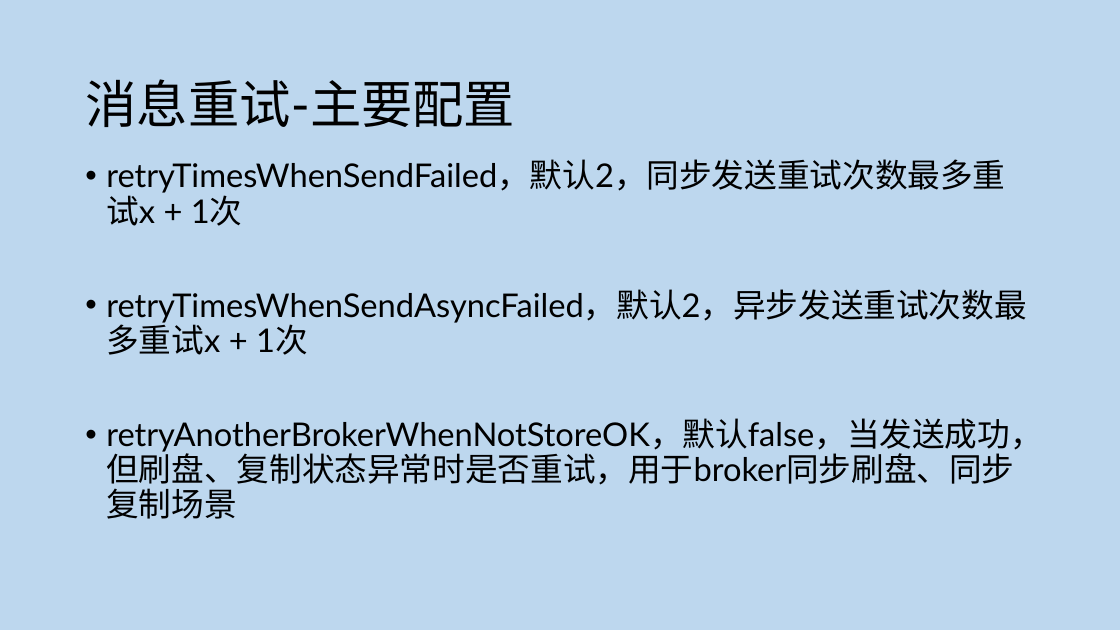
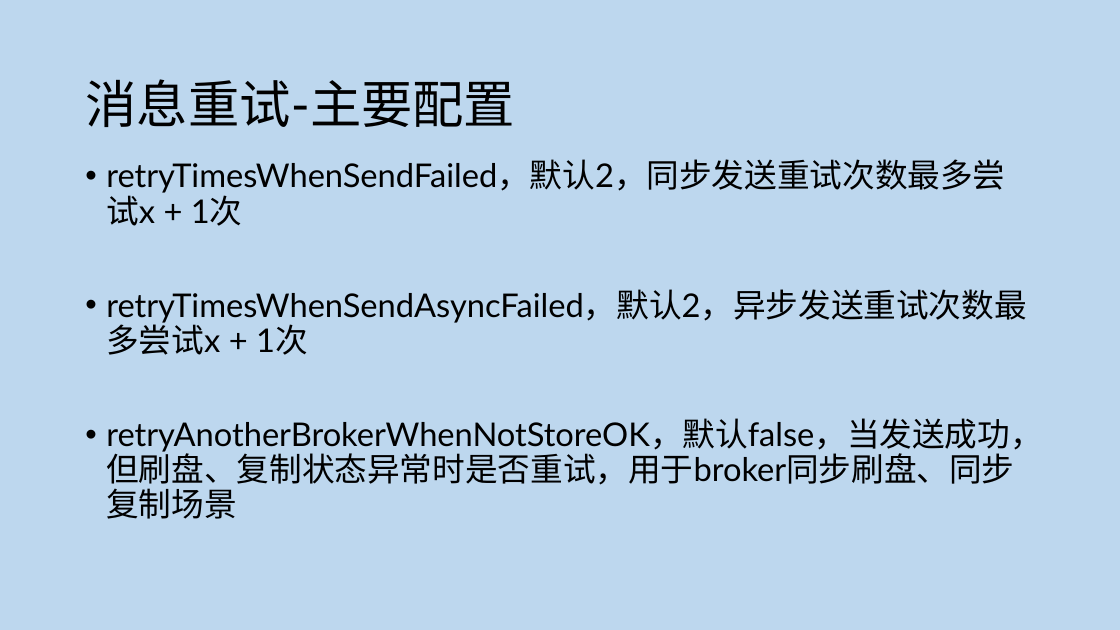
Before and after one commit to lyrahuang/Escape, a slide deck: slide 6 of 工作/RocketMQ社区分享-（消息重试、定时消息、批量消息）.pptx. Drawn at 1120x630 pixels with LibreOffice and Linux fonts; fonts in the diff are those of the drawing. Boxes give left, top, right and bottom in pixels: in the first picture for what was removed or moved away, otherwise in the second. Text is boxed around its words. In the diff, an @@ line names an element or a change of style, - is before the commit and + after.

```diff
--- a/工作/RocketMQ社区分享-（消息重试、定时消息、批量消息）.pptx
+++ b/工作/RocketMQ社区分享-（消息重试、定时消息、批量消息）.pptx
@@ text at box(106, 159, 1026, 355): text changed @@
-• retryTimesWhenSendFailed，默认2，同步发送重试次数最多重试x + 1次
-• retryTimesWhenSendAsyncFailed，默认2，异步发送重试次数最多重试x + 1次
+• retryTimesWhenSendFailed，默认2，同步发送重试次数最多尝试x + 1次
+• retryTimesWhenSendAsyncFailed，默认2，异步发送重试次数最多尝试x + 1次
```
Also in this commit, not shown: 1 other file.
